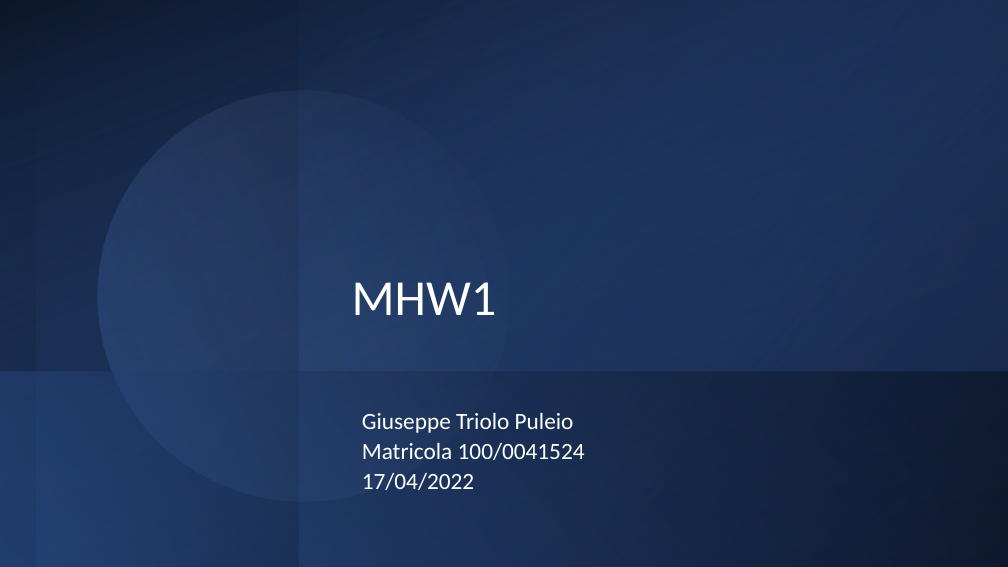
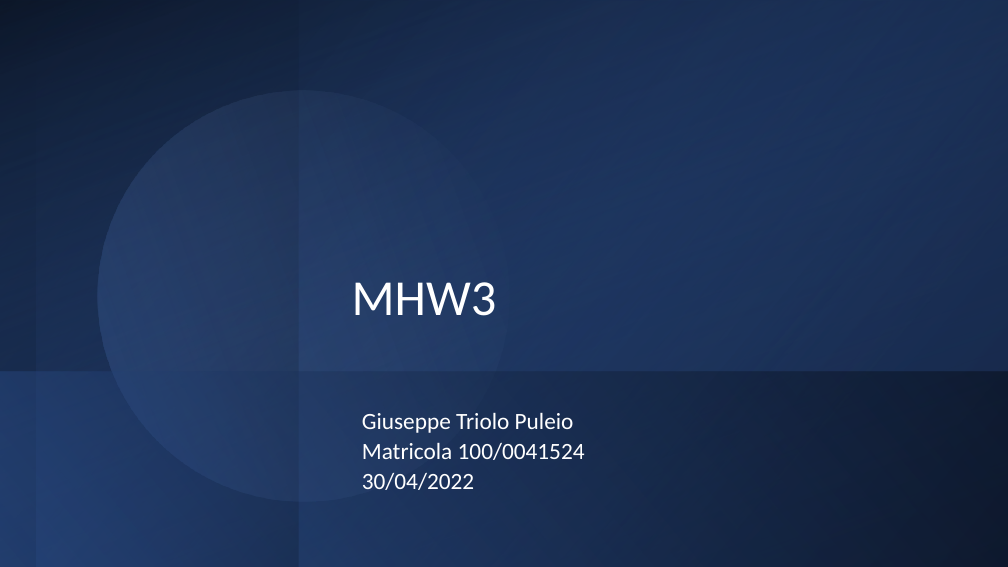
Before and after one commit to gtriolo87/mhw3, a slide deck: slide 1 of mhw3.pptx. Drawn at 1008x567 pixels with LibreOffice and Linux fonts; fonts in the diff are those of the drawing. Boxes give left, top, right and bottom in pixels: in the first picture for what was removed or moved away, otherwise in the second. Text is boxed around its words. In the diff, an @@ line names an element or a change of style, - is before the commit and + after.

```diff
--- a/mhw3.pptx
+++ b/mhw3.pptx
@@ title at <box>352,282,497,316</box>: text changed @@
-MHW1
+MHW3
@@ subtitle at <box>362,473,474,490</box>: text changed @@
-17/04/2022
+30/04/2022
```
Also in this commit, not shown: 1 other slide changed, 5 slides added, 6 slides removed.
